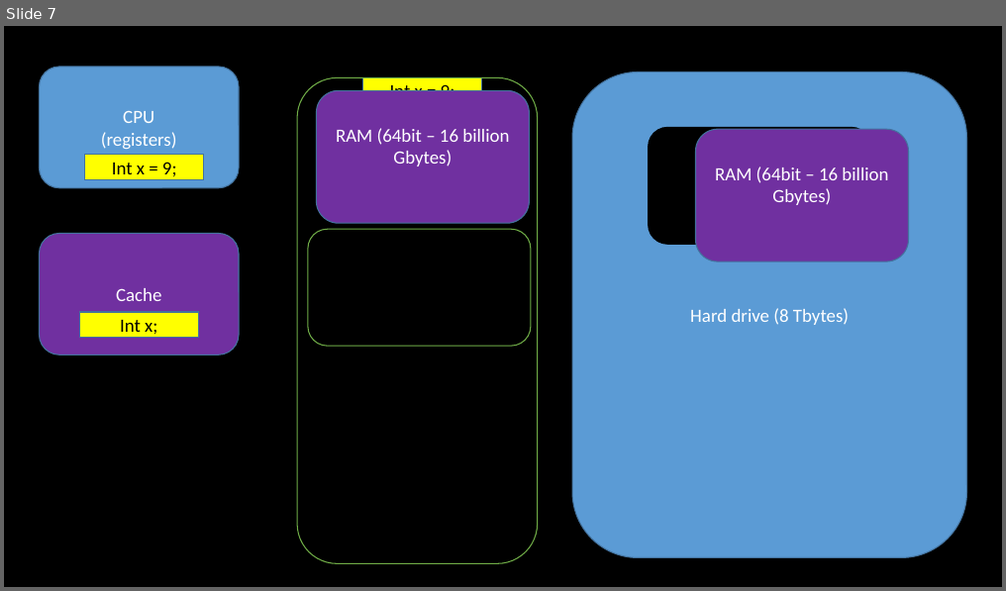
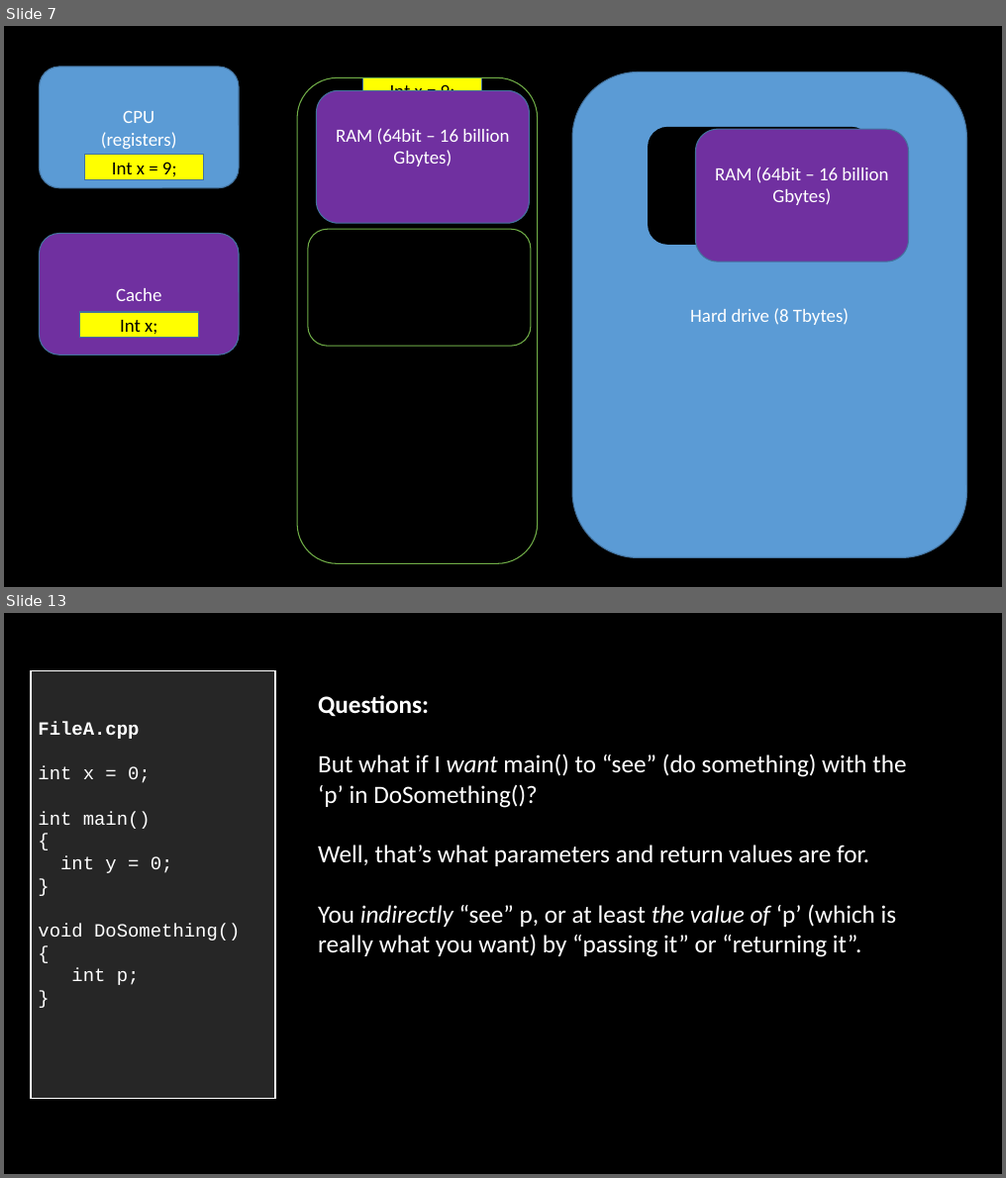
Before and after one commit to Valpz1130/1156_W2021, a slide deck: Day to Day/W05-6 (February 16+18)/W06_Functions_Methods_passing_returning.pptx. Shown one above the other, each under a label of ours: slide 7 before the commit, slides 7 and 13 after it; the slides between them are not shown. The pictures are 1006x591 and 1006x1178 pixels, drawn with LibreOffice and Linux fonts; fonts in the diff are those of the drawing. Boxes give left, top, right and bottom in pixels: in the first picture for what was removed or moved away, otherwise in the second. Text is boxed around its words. In the diff, an @@ line names an element or a change of style, - is before the commit and + after.

```diff
--- a/Day to Day/W05-6 (February 16+18)/W06_Functions_Methods_passing_returning.pptx
+++ b/Day to Day/W05-6 (February 16+18)/W06_Functions_Methods_passing_returning.pptx
@@ slide 13 added at (4, 613, 1002, 1174), background #000000 @@
@@ rectangle added at (31, 671, 275, 1099), fill #262626, outline #FFFFFF 1.5 pt, 18 pt, text #FFFFFF @@
+FileA.cpp
+int x = 0;
+int main()
+{
+int y = 0;
+}
+void DoSomething()
+{
+int p;
+}
@@ text added at (318, 695, 906, 958), 24 pt, text #FFFFFF @@
+Questions:
+But what if I want main() to “see” (do something) with the ‘p’ in DoSomething()?
+Well, that’s what parameters and return values are for.
+You indirectly “see” p, or at least the value of ‘p’ (which is really what you want) by “passing it” or “returning it”.
```
Also in this commit, not shown: 21 other slides added, 12 other files.
